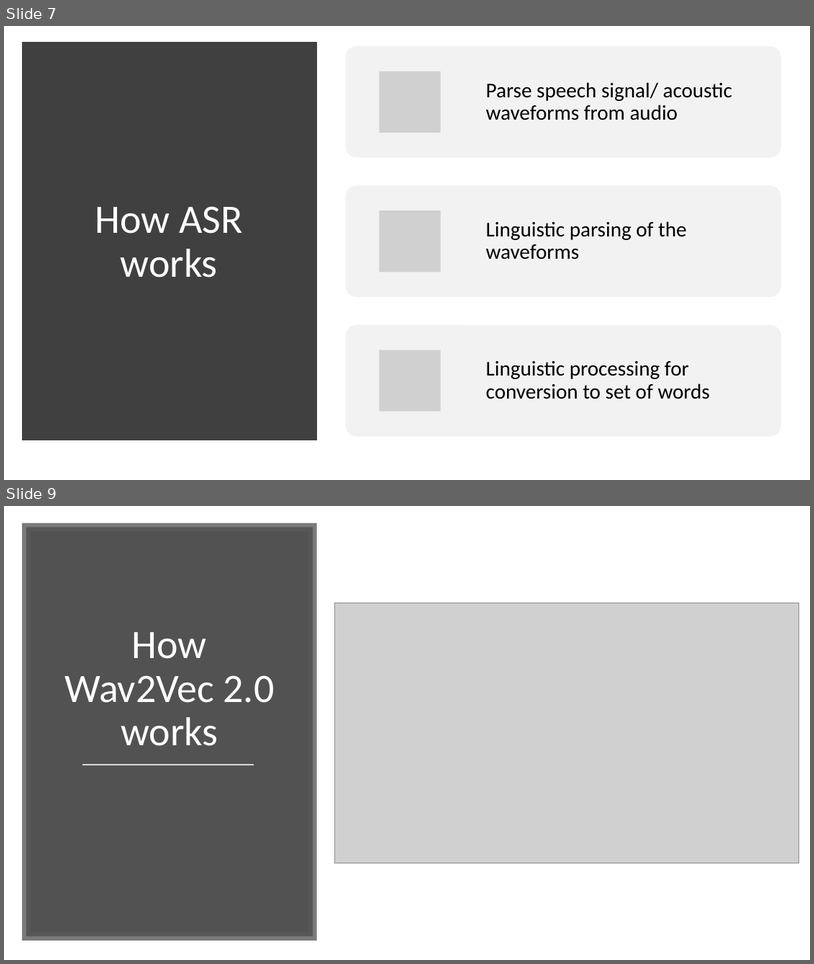
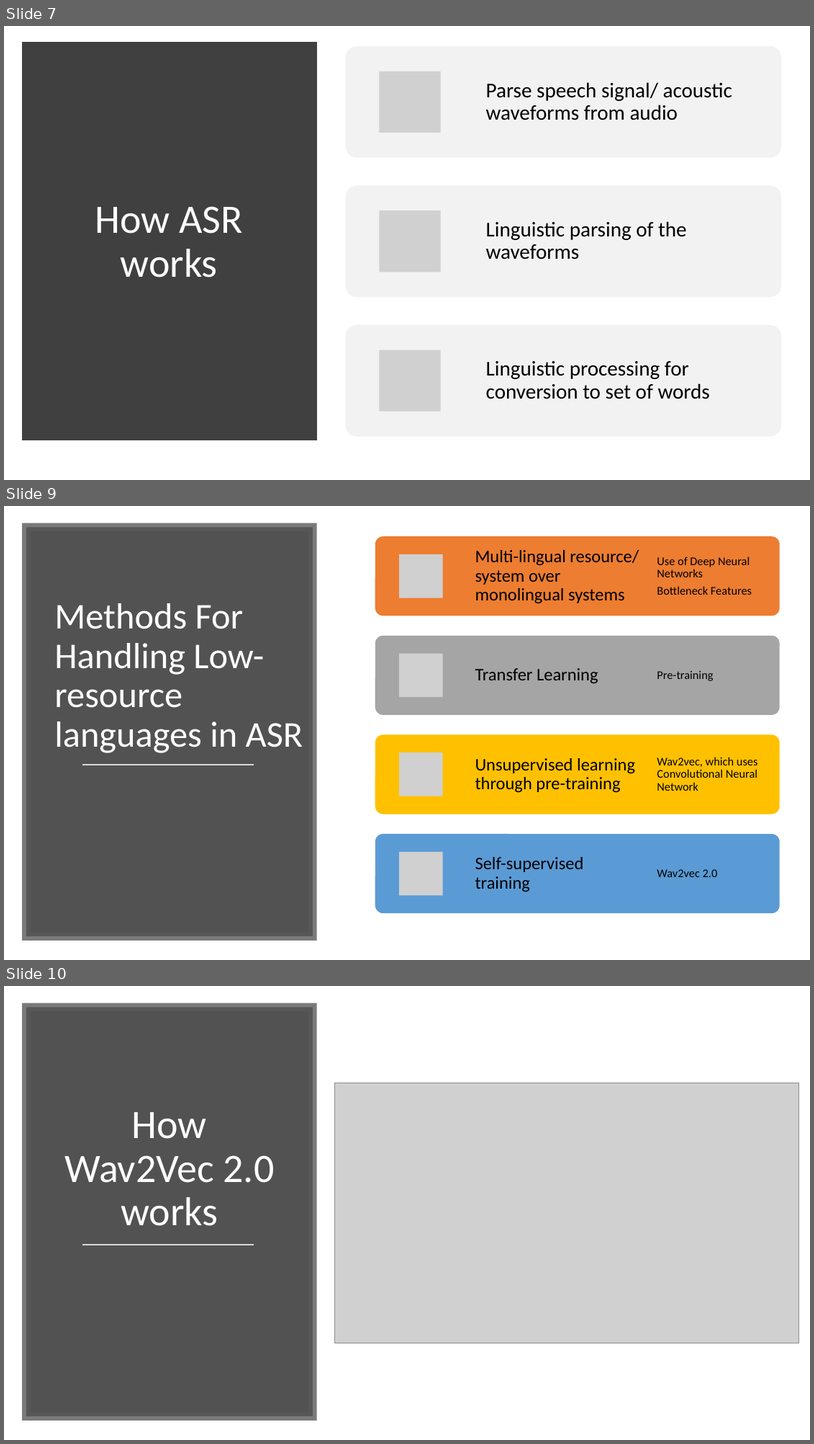
Before and after one commit to Noskid1999/FPP_NepaliASR, a slide deck: ProductPresentation.pptx. Shown one above the other, each under a label of ours: slides 7 and 9 before the commit, slides 7, 9 and 10 after it; the slides between them are not shown. The pictures are 814x964 and 814x1444 pixels, drawn with LibreOffice and Linux fonts; fonts in the diff are those of the drawing; grey boxes stand for pictures. Boxes give left, top, right and bottom in pixels: in the first picture for what was removed or moved away, otherwise in the second. Text is boxed around its words. In the diff, an @@ line names an element or a change of style, - is before the commit and + after.

```diff
--- a/ProductPresentation.pptx
+++ b/ProductPresentation.pptx
@@ slide 9 added at bbox=[4, 506, 810, 960], background #FFFFFF @@
@@ rectangle added at bbox=[26, 527, 313, 936], fill #404040 at 90% opacity, outline #595959 10 pt @@
@@ title added at bbox=[54, 603, 304, 753], 43.2 pt, text #FFFFFF @@
+Methods For Handling Low-resource languages in ASR
@@ line added from (82, 765) to (254, 765), #D9D9D9 1.75 pt @@
@@ group added at bbox=[376, 536, 780, 913]: 8 texts, 4 rounded rectangles, 4 pictures @@
+Multi-lingual resource/ system over monolingual systems
+Use of Deep Neural Networks
+Bottleneck Features
+Transfer Learning
+Pre-training
+Unsupervised learning through pre-training
+Wav2vec, which uses Convolutional Neural Network
+Self-supervised training
+Wav2vec 2.0
@@ what was slide 9 is now slide 10 @@
```
Also in this commit, not shown: 3 slides changed, 7 other slides added, 3 other files.
